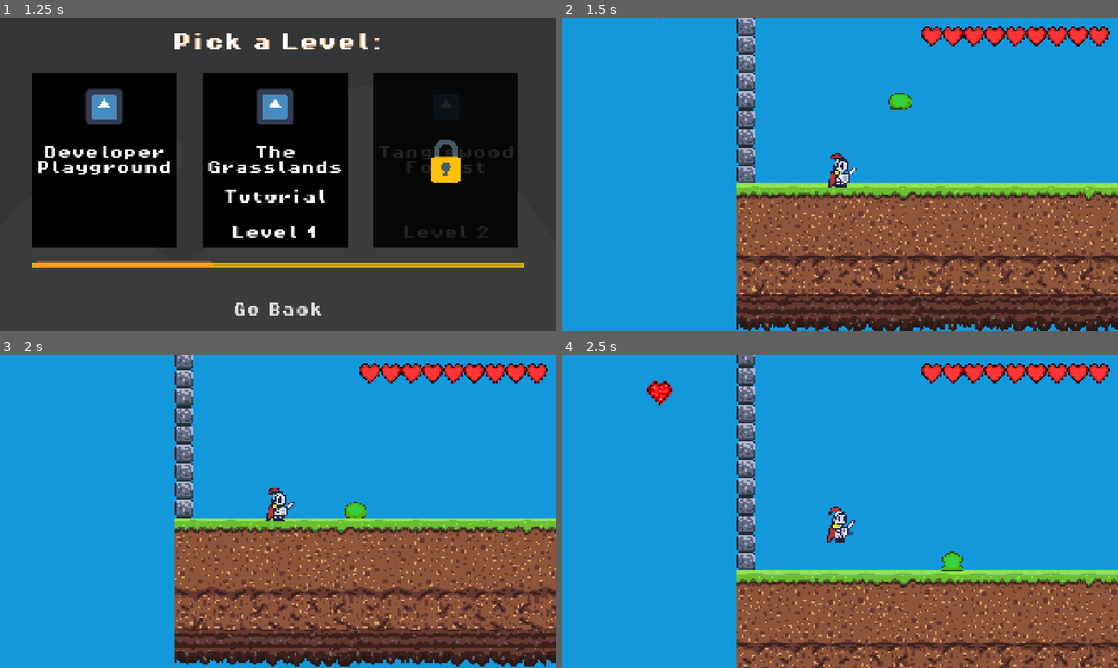
Above: before the commit, frames 1-4 (two rows, left to right).
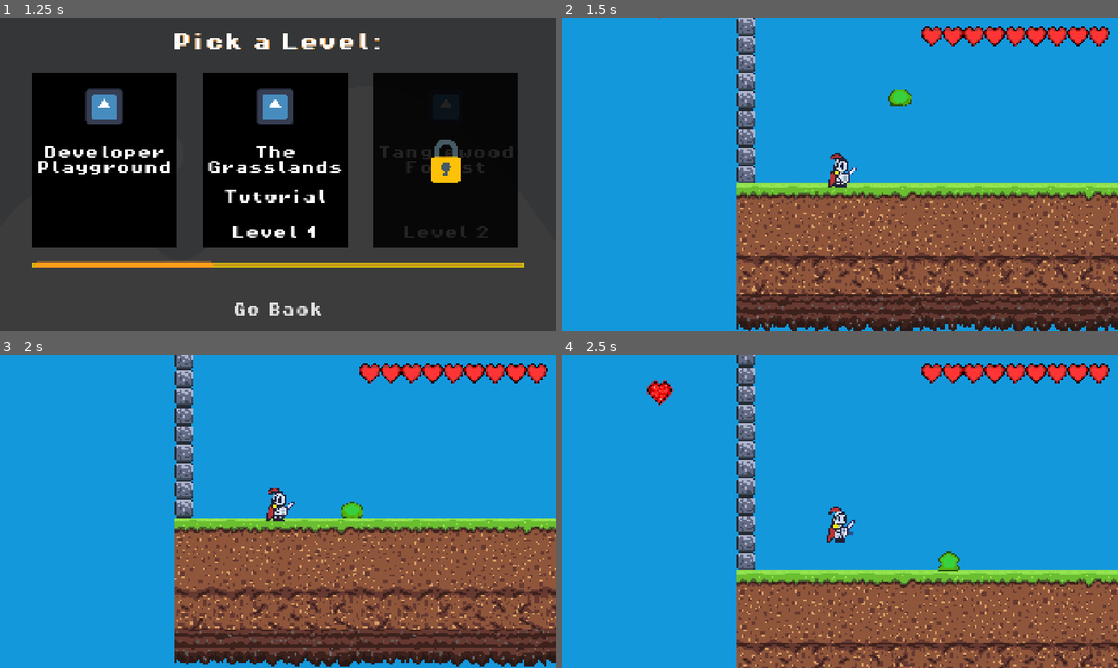
Above: after the commit, the same moments.

Repository: MarcusFDev/2d-action-rpg
Game: Godot game, scene res://scenes/ui/main_menu.tscn
Two runs of this game, one before a commit and one after it. Both use one fixed random seed, a clock stepped at 60 frames per second and the inputs below. The engine's default icon, where the game draws it, is replaced by a stand-in: a white triangle on a blue panel in a dark square.
Inputs (mouse positions are in pixels of both pictures, inside the frame that each line leads up to):
- Up to frame 1 (1.25 s): click "Play" at 0.5 s
- Up to frame 2 (1.5 s): click "Developer Playground" at 1.25 s
- Up to frame 3 (2 s): no input
- Up to frame 4 (2.5 s): tap Enter at 2 s; move the mouse to (962, 495) at 2.02 s; hold Up (ui_up) from 2.03 s (still down); tap Space (jump) at 2.1, 2.27 s; click (962, 495) at 2.17 s

Frame 1 is identical in both runs. In frame 2, 0.2% of the frame differs, in the area x 58-63%, y 22-30%; in frame 3, 0.1%; in frame 4, 0.1%.

Commit message:
Change: Modified Inspector exports for Slime.

Diff:
--- a/game/scenes/enemies/slime.tscn
+++ b/game/scenes/enemies/slime.tscn
@@ -503,13 +503,13 @@
 [node name="JumpComponent" type="Node" parent="Components"]
 script = ExtResource("14_84gbg")
 actor_path = NodePath("../..")
-jump_time = 0.3
-jump_height = 20.0
+jump_height = 40.0
+jump_distance = 35.0
 jump_height_offset = true
 export_enable_jump_cooldown = true
 export_jump_cooldown = 1.0
 export_enable_multi_jump = true
-export_jump_count = 5
+export_jump_count = 2
 export_recharge_time = 5.0
 ground_check_path = NodePath("../GroundCheckComponent")
 gravity_component_path = NodePath("../GravityComponent")
@@ -527,6 +527,7 @@
 [node name="GravityComponent" type="Node" parent="Components"]
 script = ExtResource("10_m4uwr")
 actor_path = NodePath("../..")
+gravity = 800.0
 ground_check_component = NodePath("../GroundCheckComponent")
 
 [node name="AnimationComponent" type="Node" parent="Components"]
@@ -624,7 +625,6 @@
 actor_path = NodePath("../..")
 state_animation = "slime_fall"
 use_behavior_tree = true
-gravity_component = NodePath("../../Components/GravityComponent")
 
 [node name="AttackState" type="Node" parent="StateMachine" node_paths=PackedStringArray("next_state")]
 script = ExtResource("14_o5sr2")
